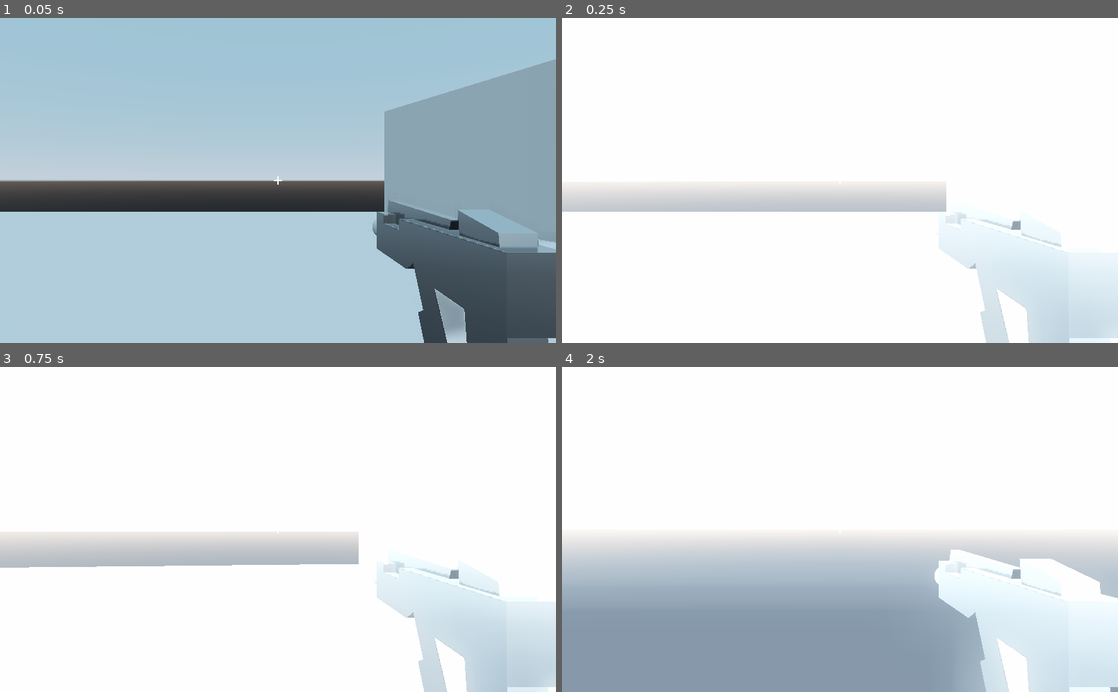
Above: before the commit, frames 1-4 (two rows, left to right).
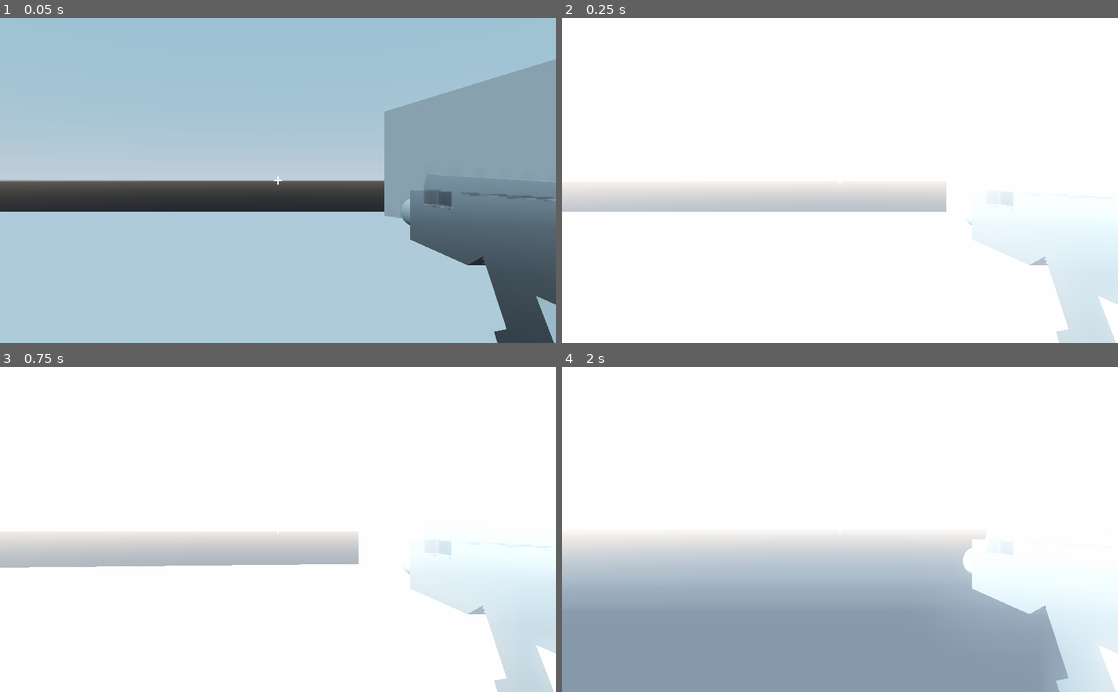
Above: after the commit, the same moments.

Repository: CheesecakeCG/chimeras
Game: Godot game, scene res://test/test.tscn
Two runs of this game, one before a commit and one after it. Both use one fixed random seed, a clock stepped at 60 frames per second and the inputs below.
Inputs (mouse positions are in pixels of both pictures, inside the frame that each line leads up to):
- Up to frame 1 (0.05 s): no input
- Up to frame 2 (0.25 s): no input
- Up to frame 3 (0.75 s): tap Enter at 0.5 s; move the mouse to (305, 529) at 0.52 s; hold W from 0.53 s (still down)
- Up to frame 4 (2 s): keep holding W; tap Space (player_jump) at 0.77, 1.52 s; move the mouse to (812, 529) at 1.27 s

The runs differ from the first frame. In frame 1, 8.9% of the frame differs, in the area x 67-100%, y 51-100%; in frame 2, 4.4%; in frame 3, 5.6%; in frame 4, 7.6%.

Commit message:
Added shooting animation

Diff:
--- a/player/Player.gd
+++ b/player/Player.gd
@@ -63,13 +63,15 @@
 
 
 
-func _process(delta):
-	cam.rotation_degrees.x = dir.x
-	body.rotation_degrees.y = dir.y
+#func _process(delta):
+#	cam.rotation_degrees.x = dir.x
+#	body.rotation_degrees.y = dir.y
 
 func _input(event):
-
-
+	if Input.is_action_just_pressed("player_shoot"):
+		$AnimationPlayer.play("PistolFire")
 	if event is InputEventMouseMotion:
 		dir.y += -event.relative.x * mouse_sensitivity * .1
 		dir.x = clamp(dir.x + -event.relative.y * mouse_sensitivity * .1, -70, 85)
+		cam.rotation_degrees.x = dir.x
+		body.rotation_degrees.y = dir.y
--- a/player/Player.tscn
+++ b/player/Player.tscn
@@ -119,6 +119,131 @@
 anti_aliasing = true
 anti_aliasing_size = 1
 
+[sub_resource type="AnimationNodeAnimation" id=10]
+
+filter_enabled = false
+filters = [  ]
+animation = "PistolFire"
+
+[sub_resource type="AnimationNodeStateMachine" id=11]
+
+states/PistolFire/node = SubResource( 10 )
+states/PistolFire/position = Vector2( 166, 58 )
+transitions = [  ]
+start_node = "PistolFire"
+end_node = ""
+graph_offset = Vector2( 0, 0 )
+
+[sub_resource type="AnimationNodeStateMachine" id=12]
+
+transitions = [  ]
+start_node = ""
+end_node = ""
+graph_offset = Vector2( 0, 0 )
+
+[sub_resource type="AnimationNodeStateMachine" id=13]
+
+transitions = [  ]
+start_node = ""
+end_node = ""
+graph_offset = Vector2( 0, 0 )
+
+[sub_resource type="AnimationNodeStateMachineTransition" id=14]
+
+switch_mode = 0
+auto_advance = false
+advance_condition = ""
+xfade_time = 0.0
+priority = 1
+disabled = false
+
+[sub_resource type="AnimationNodeStateMachineTransition" id=15]
+
+switch_mode = 0
+auto_advance = false
+advance_condition = ""
+xfade_time = 0.0
+priority = 1
+disabled = false
+
+[sub_resource type="AnimationNodeStateMachineTransition" id=16]
+
+switch_mode = 2
+auto_advance = true
+advance_condition = ""
+xfade_time = 0.0
+priority = 1
+disabled = false
+
+[sub_resource type="AnimationNodeStateMachineTransition" id=17]
+
+switch_mode = 2
+auto_advance = true
+advance_condition = ""
+xfade_time = 0.0
+priority = 1
+disabled = false
+
+[sub_resource type="AnimationNodeStateMachine" id=7]
+
+states/Firing/node = SubResource( 11 )
+states/Firing/position = Vector2( 322, 64 )
+states/Idle/node = SubResource( 12 )
+states/Idle/position = Vector2( 127, 64 )
+states/Reloading/node = SubResource( 13 )
+states/Reloading/position = Vector2( 127, 173 )
+transitions = [ "Idle", "Firing", SubResource( 14 ), "Idle", "Reloading", SubResource( 15 ), "Firing", "Idle", SubResource( 16 ), "Reloading", "Idle", SubResource( 17 ) ]
+start_node = "Idle"
+end_node = ""
+graph_offset = Vector2( 0, 0 )
+
+[sub_resource type="AnimationNodeStateMachinePlayback" id=8]
+
+resource_local_to_scene = true
+
+[sub_resource type="AnimationNodeStateMachinePlayback" id=18]
+
+resource_local_to_scene = true
+
+[sub_resource type="AnimationNodeStateMachinePlayback" id=19]
+
+resource_local_to_scene = true
+
+[sub_resource type="AnimationNodeStateMachinePlayback" id=20]
+
+resource_local_to_scene = true
+
+[sub_resource type="Animation" id=9]
+
+resource_name = "PistolFire"
+length = 1.0
+loop = false
+step = 0.05
+tracks/0/type = "value"
+tracks/0/path = NodePath("Body/Camera/ViewModel/Pistol:translation")
+tracks/0/interp = 1
+tracks/0/loop_wrap = true
+tracks/0/imported = false
+tracks/0/enabled = true
+tracks/0/keys = {
+"times": PoolRealArray( 0, 0.05, 0.6 ),
+"transitions": PoolRealArray( 187.402, 0.148651, 1 ),
+"update": 0,
+"values": [ Vector3( 0.482581, -0.378623, -0.183884 ), Vector3( 0.482582, -0.378624, -0.0224738 ), Vector3( 0.482581, -0.378623, -0.183884 ) ]
+}
+tracks/1/type = "value"
+tracks/1/path = NodePath("Body/Camera/ViewModel/Pistol:rotation_degrees")
+tracks/1/interp = 1
+tracks/1/loop_wrap = true
+tracks/1/imported = false
+tracks/1/enabled = true
+tracks/1/keys = {
+"times": PoolRealArray( 0, 0.05, 0.6 ),
+"transitions": PoolRealArray( 111.43, 0.217638, 1 ),
+"update": 0,
+"values": [ Vector3( 0, 1.85409e-11, 0 ), Vector3( 23.2979, 1.65745e-06, 8.03948e-06 ), Vector3( 0, 1.85409e-11, 0 ) ]
+}
+
 [node name="Player" type="KinematicBody"]
 transform = Transform( 1, 0, 0, 0, 1, 0, 0, 0, 1, 0, 2, 0 )
 input_ray_pickable = false
@@ -167,24 +292,24 @@
 
 [node name="ViewModel" type="Spatial" parent="Body/Camera"]
 
-[node name="CSGCombiner" type="CSGCombiner" parent="Body/Camera/ViewModel"]
-transform = Transform( 0.658722, 0, 1.27898e-13, 0, 0.658722, 0, -1.27898e-13, 0, 0.658722, 0.482581, -0.212996, 0.318383 )
-layers = 1
-operation = 0
-use_collision = false
-snap = 0.001
-
-[node name="CSGMesh" type="CSGMesh" parent="Body/Camera/ViewModel/CSGCombiner"]
-transform = Transform( 0.09, 0, -1.66179e-07, 0, 0.12, 0, -1.66179e-07, 0, 0.6, 6.51682e-07, 0, -2 )
-layers = 1
-operation = 0
-use_collision = false
-snap = 0.001
-invert_faces = false
-mesh = SubResource( 2 )
-
-[node name="CSGMesh7" type="CSGMesh" parent="Body/Camera/ViewModel/CSGCombiner"]
-transform = Transform( -1.61257e-07, 0, 0.6, 0, 0.132, 0, -0.11718, 0, 1.23175e-07, 7.15256e-07, 0.194017, -2.33051 )
+[node name="Pistol" type="CSGCombiner" parent="Body/Camera/ViewModel"]
+transform = Transform( 0.658722, 0, 2.13163e-13, 0, 0.658722, 0, -2.13163e-13, 0, 0.658722, 0.482581, -0.378623, -0.183884 )
+layers = 1
+operation = 0
+use_collision = false
+snap = 0.001
+
+[node name="CSGMesh" type="CSGMesh" parent="Body/Camera/ViewModel/Pistol"]
+transform = Transform( 0.09, 0, -1.66179e-07, 0, 0.12, 0, -1.66179e-07, 0, 0.6, 2.38419e-07, 0.407259, -0.710914 )
+layers = 1
+operation = 0
+use_collision = false
+snap = 0.001
+invert_faces = false
+mesh = SubResource( 2 )
+
+[node name="CSGMesh7" type="CSGMesh" parent="Body/Camera/ViewModel/Pistol"]
+transform = Transform( -1.61257e-07, 0, 0.6, 0, 0.132, 0, -0.11718, 0, 1.23175e-07, 5.96046e-07, 0.601276, -1.04142 )
 layers = 1
 operation = 2
 use_collision = false
@@ -192,35 +317,35 @@
 invert_faces = false
 mesh = SubResource( 2 )
 
-[node name="CSGMesh2" type="CSGMesh" parent="Body/Camera/ViewModel/CSGCombiner"]
-transform = Transform( 0.09, -3.70715e-08, -3.28415e-08, 1.05656e-07, 0.0217506, -0.324256, -3.28415e-08, 0.113772, 0.19079, 6.85453e-07, -0.233395, -1.88234 )
-layers = 1
-operation = 0
-use_collision = false
-snap = 0.001
-invert_faces = false
-mesh = SubResource( 2 )
-
-[node name="CSGMesh3" type="CSGMesh" parent="Body/Camera/ViewModel/CSGCombiner"]
-transform = Transform( 0.0597207, -3.6854e-08, 4.1159e-09, 1.21625e-07, -0.0249898, -0.373264, 4.11593e-09, 0.113104, 0.0470893, 9.83477e-07, -0.185415, -1.54464 )
-layers = 1
-operation = 0
-use_collision = false
-snap = 0.001
-invert_faces = false
-mesh = SubResource( 2 )
-
-[node name="CSGMesh4" type="CSGMesh" parent="Body/Camera/ViewModel/CSGCombiner"]
-transform = Transform( 0.0234649, 1.43198e-08, 1.30104e-07, -5.66263e-09, -0.107172, 0.0173782, 1.30104e-07, -0.0439471, -0.375821, 1.3113e-06, 0.0716767, -2.23753 )
-layers = 1
-operation = 0
-use_collision = false
-snap = 0.001
-invert_faces = false
-mesh = SubResource( 2 )
-
-[node name="CSGMesh5" type="CSGMesh" parent="Body/Camera/ViewModel/CSGCombiner"]
-transform = Transform( 0.0757573, 3.0856e-08, 2.46848e-08, -2.46848e-08, -3.31145e-09, 0.0757573, 2.46848e-08, -0.0946966, -4.13931e-09, 1.01328e-06, 0, -2.65866 )
+[node name="CSGMesh2" type="CSGMesh" parent="Body/Camera/ViewModel/Pistol"]
+transform = Transform( 0.09, -3.70715e-08, -3.28415e-08, 1.05656e-07, 0.0217506, -0.324256, -3.28415e-08, 0.113772, 0.19079, 4.17233e-07, 0.173864, -0.593257 )
+layers = 1
+operation = 0
+use_collision = false
+snap = 0.001
+invert_faces = false
+mesh = SubResource( 2 )
+
+[node name="CSGMesh3" type="CSGMesh" parent="Body/Camera/ViewModel/Pistol"]
+transform = Transform( 0.0597207, -3.6854e-08, 4.1159e-09, 1.21625e-07, -0.0249898, -0.373264, 4.11593e-09, 0.113104, 0.0470893, 7.7486e-07, 0.221844, -0.255556 )
+layers = 1
+operation = 0
+use_collision = false
+snap = 0.001
+invert_faces = false
+mesh = SubResource( 2 )
+
+[node name="CSGMesh4" type="CSGMesh" parent="Body/Camera/ViewModel/Pistol"]
+transform = Transform( 0.0234649, 1.43198e-08, 1.30104e-07, -5.66263e-09, -0.107172, 0.0173782, 1.30104e-07, -0.0439471, -0.375821, 1.2517e-06, 0.478936, -0.948442 )
+layers = 1
+operation = 0
+use_collision = false
+snap = 0.001
+invert_faces = false
+mesh = SubResource( 2 )
+
+[node name="CSGMesh5" type="CSGMesh" parent="Body/Camera/ViewModel/Pistol"]
+transform = Transform( 0.0757573, 3.0856e-08, 2.46848e-08, -2.46848e-08, -3.31145e-09, 0.0757573, 2.46848e-08, -0.0946966, -4.13931e-09, 6.55651e-07, 0.407259, -1.36957 )
 layers = 1
 operation = 0
 use_collision = false
@@ -228,8 +353,8 @@
 invert_faces = false
 mesh = SubResource( 3 )
 
-[node name="CSGMesh6" type="CSGMesh" parent="Body/Camera/ViewModel/CSGCombiner"]
-transform = Transform( 0.0523038, 5.5003e-08, 1.70427e-08, -1.70427e-08, -2.28627e-09, 0.0523038, 1.70427e-08, -0.168803, -7.37861e-09, 1.01328e-06, 0, -2.65866 )
+[node name="CSGMesh6" type="CSGMesh" parent="Body/Camera/ViewModel/Pistol"]
+transform = Transform( 0.0523038, 5.5003e-08, 1.70427e-08, -1.70427e-08, -2.28627e-09, 0.0523038, 1.70427e-08, -0.168803, -7.37861e-09, 6.55651e-07, 0.407259, -1.36957 )
 layers = 1
 operation = 2
 use_collision = false
@@ -237,8 +362,8 @@
 invert_faces = false
 mesh = SubResource( 3 )
 
-[node name="CSGMesh8" type="CSGMesh" parent="Body/Camera/ViewModel/CSGCombiner"]
-transform = Transform( -1.31901e-07, 1.73248e-08, 0.475134, -0.0472001, 0.0899967, -2.91343e-08, -0.0798925, -0.0531696, 1.05504e-07, 6.55651e-07, -0.208002, -2.0593 )
+[node name="CSGMesh8" type="CSGMesh" parent="Body/Camera/ViewModel/Pistol"]
+transform = Transform( -1.31901e-07, 1.73248e-08, 0.475134, -0.0472001, 0.0899967, -2.91343e-08, -0.0798925, -0.0531696, 1.05504e-07, 3.57628e-07, 0.199257, -0.770218 )
 layers = 1
 operation = 2
 use_collision = false
@@ -312,3 +437,23 @@
 size_flags_horizontal = 1
 size_flags_vertical = 1
 custom_styles/panel = SubResource( 5 )
+
+[node name="AnimationTree" type="AnimationTree" parent="."]
+tree_root = SubResource( 7 )
+anim_player = NodePath("../AnimationPlayer")
+active = true
+process_mode = 1
+root_motion_track = NodePath("")
+parameters/playback = SubResource( 8 )
+parameters/Firing/playback = SubResource( 18 )
+parameters/Idle/playback = SubResource( 19 )
+parameters/Reloading/playback = SubResource( 20 )
+
+[node name="AnimationPlayer" type="AnimationPlayer" parent="."]
+root_node = NodePath("..")
+autoplay = ""
+playback_process_mode = 1
+playback_default_blend_time = 0.0
+playback_speed = 1.0
+anims/PistolFire = SubResource( 9 )
+blend_times = [  ]
Not shown: 1 places in player/Player.tscn that only renumber resources
